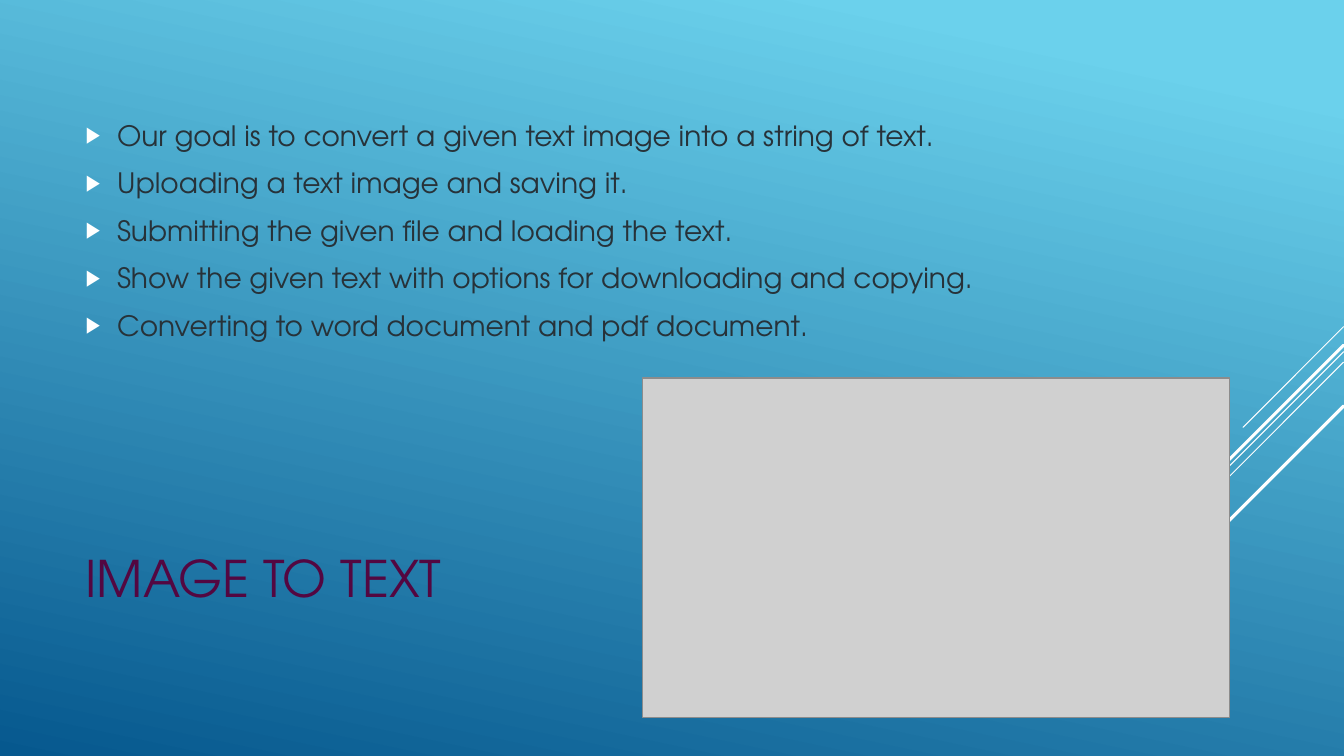
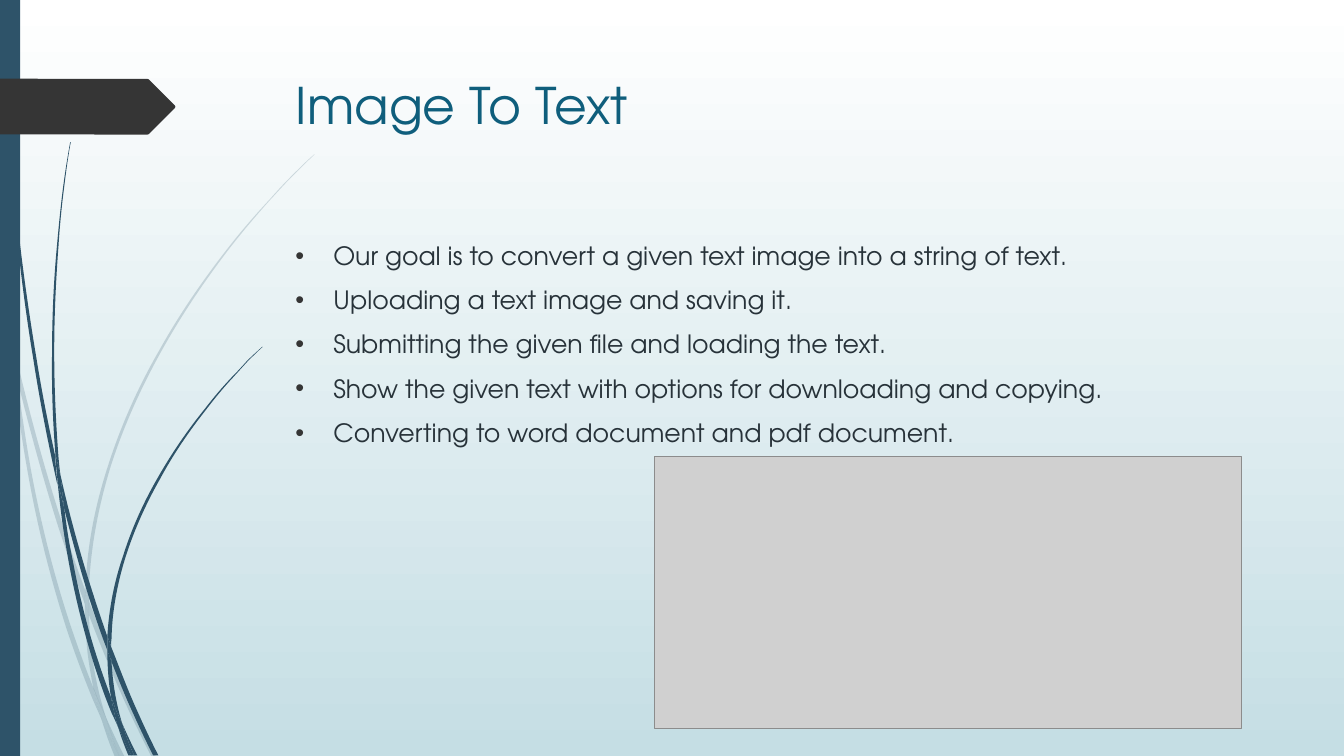
Before and after one commit to CHIHNITA-REDDY-B/SE-project, a slide deck: slide 2 of SE_ project.pptx. Drawn at 1344x756 pixels with LibreOffice and Linux fonts; fonts in the diff are those of the drawing; grey boxes stand for pictures. Boxes give left, top, right and bottom in pixels: in the first picture for what was removed or moved away, otherwise in the second. Text is boxed around its words. In the diff, an @@ line names an element or a change of style, - is before the commit and + after.

Commit message:
SE Project
Image To Text Convertor

```diff
--- a/SE_ project.pptx
+++ b/SE_ project.pptx
@@ background gradient #6ED2EB to #06588E to gradient #FFFFFF to #C5DEE5 @@
@@ rectangle added at [0,0,20,756], fill #2E5369 @@
@@ freeform shape added at [0,79,175,134], fill #353535 @@
@@ title "Image To Text" at [296,86,628,135]: vertical alignment middle to top @@
@@ title at [296,86,628,135]: text changed; text colour #520741 to #0F5E7C @@
-IMAGE TO TEXT
+Image To Text
@@ text "Our goal is to convert ...": place and size @@
-text "Our goal is to convert ..." at [117,125,972,342]
+text "Our goal is to convert ..." at [333,246,1102,448]
@@ text "Our goal is to convert ..." at [333,246,1102,448]: size 20 to 18 pt; bullet ▶ to •; bullet colour #FFFFFF to #353535; vertical alignment middle to top @@
@@ group removed at [1015,327,1344,681]: 5 lines @@
@@ picture: place and size @@
-picture at [642,378,1230,718]
+picture at [654,457,1242,728]
@@ group added at [0,154,315,756]: 10 freeform shapes @@
@@ group added at [3,0,262,756]: 12 freeform shapes @@
```
Also in this commit, not shown: 13 other slides changed, 5 slides added.
